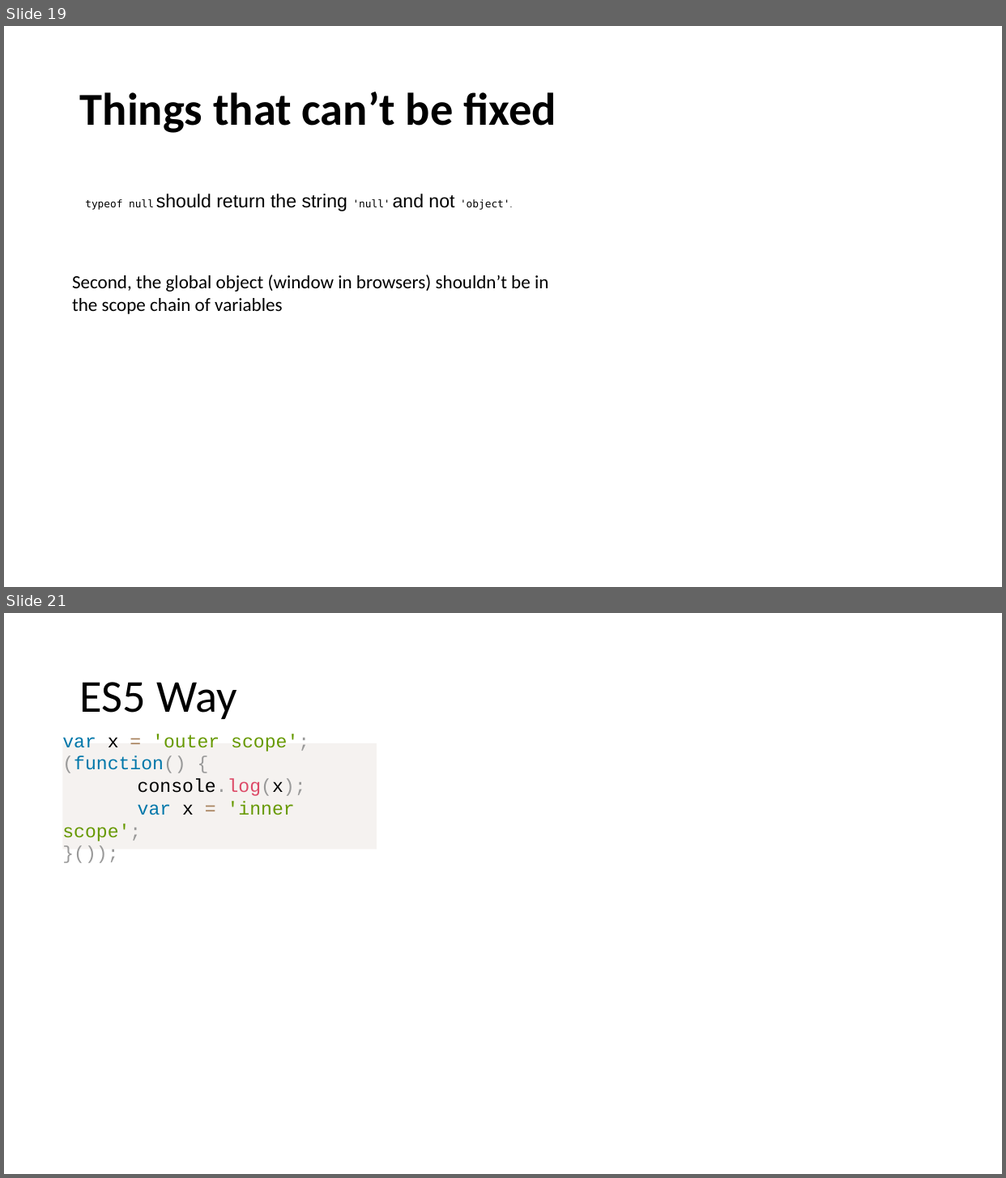
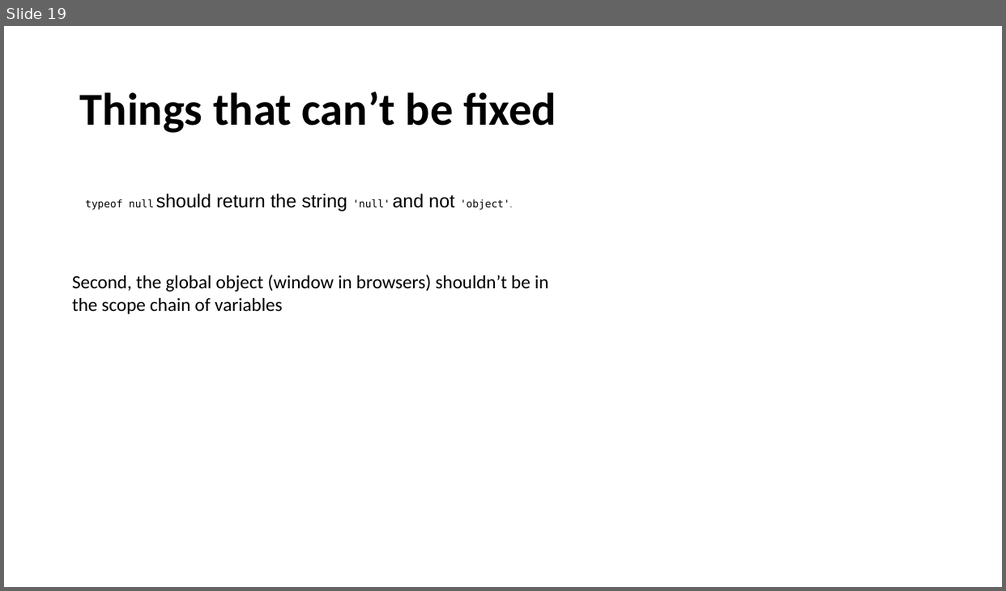
Before and after one commit to dzmitry-varabei/front-end-course, a slide deck: es6/es6.pptx. Shown one above the other, each under a label of ours: slides 19 and 21 before the commit, slide 19 after it; the slides between them are not shown. The pictures are 1006x1178 and 1006x591 pixels, drawn with LibreOffice and Linux fonts; fonts in the diff are those of the drawing. Boxes give left, top, right and bottom in pixels: in the first picture for what was removed or moved away, otherwise in the second. Text is boxed around its words. In the diff, an @@ line names an element or a change of style, - is before the commit and + after.

```diff
--- a/es6/es6.pptx
+++ b/es6/es6.pptx
@@ slide 21 removed at (4,613,1002,1174), background #FFFFFF @@
@@ title removed at (80,682,237,719) @@
-ES5 Way
@@ text removed at (62,739,377,853) @@
-var x = 'outer scope';
-(function() {
-console.log(x);
-var x = 'inner scope';
-}());
```
Also in this commit, not shown: 16 other slides removed, 3 other files.
